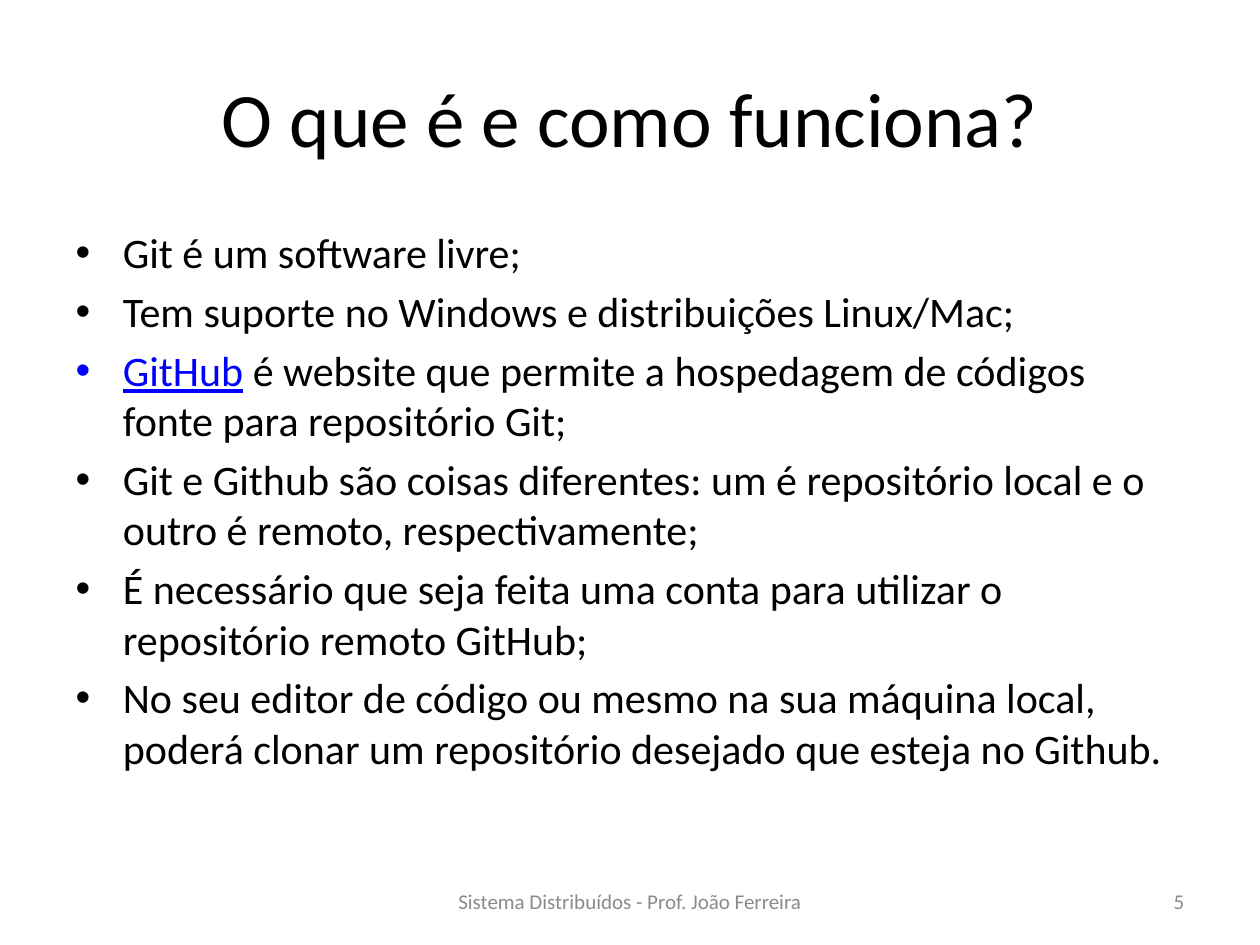
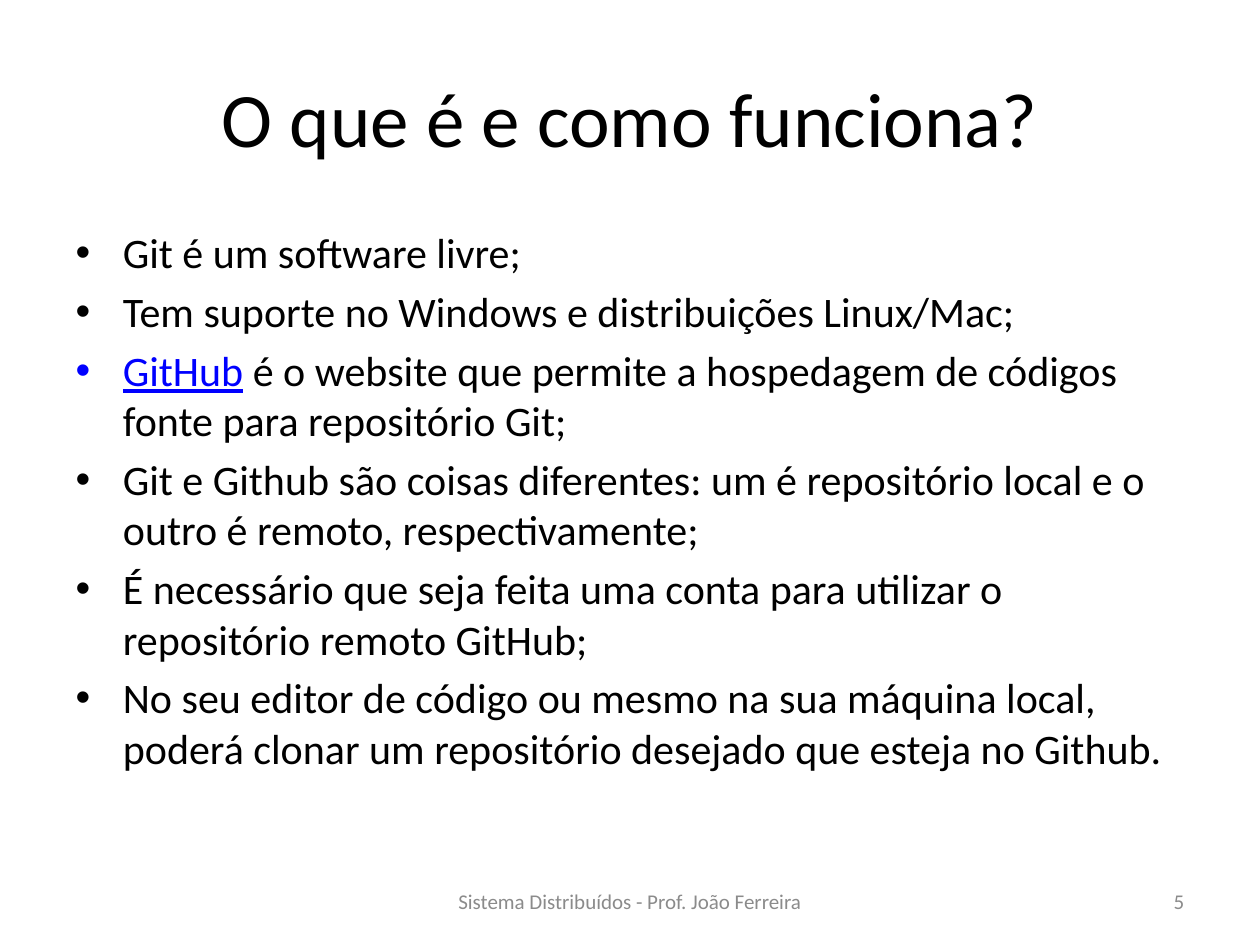
Before and after one commit to FernandoBCAraujo/Apresentacao-Git-e-GitHub, a slide deck: slide 5 of Apresentação Git e GitHub.pptx. Drawn at 1260x945 pixels with LibreOffice and Linux fonts; fonts in the diff are those of the drawing. Boxes give left, top, right and bottom in pixels: in the first picture for what was removed or moved away, otherwise in the second. Text is boxed around its words. In the diff, an @@ line names an element or a change of style, - is before the commit and + after.

```diff
--- a/Apresentação Git e GitHub.pptx
+++ b/Apresentação Git e GitHub.pptx
@@ text at bbox=[123, 356, 1117, 443]: text changed @@
-• GitHub é website que permite a hospedagem de códigos fonte para repositório Git;
+• GitHub é o website que permite a hospedagem de códigos fonte para repositório Git;
```
Also in this commit, not shown: 6 other slides changed.
